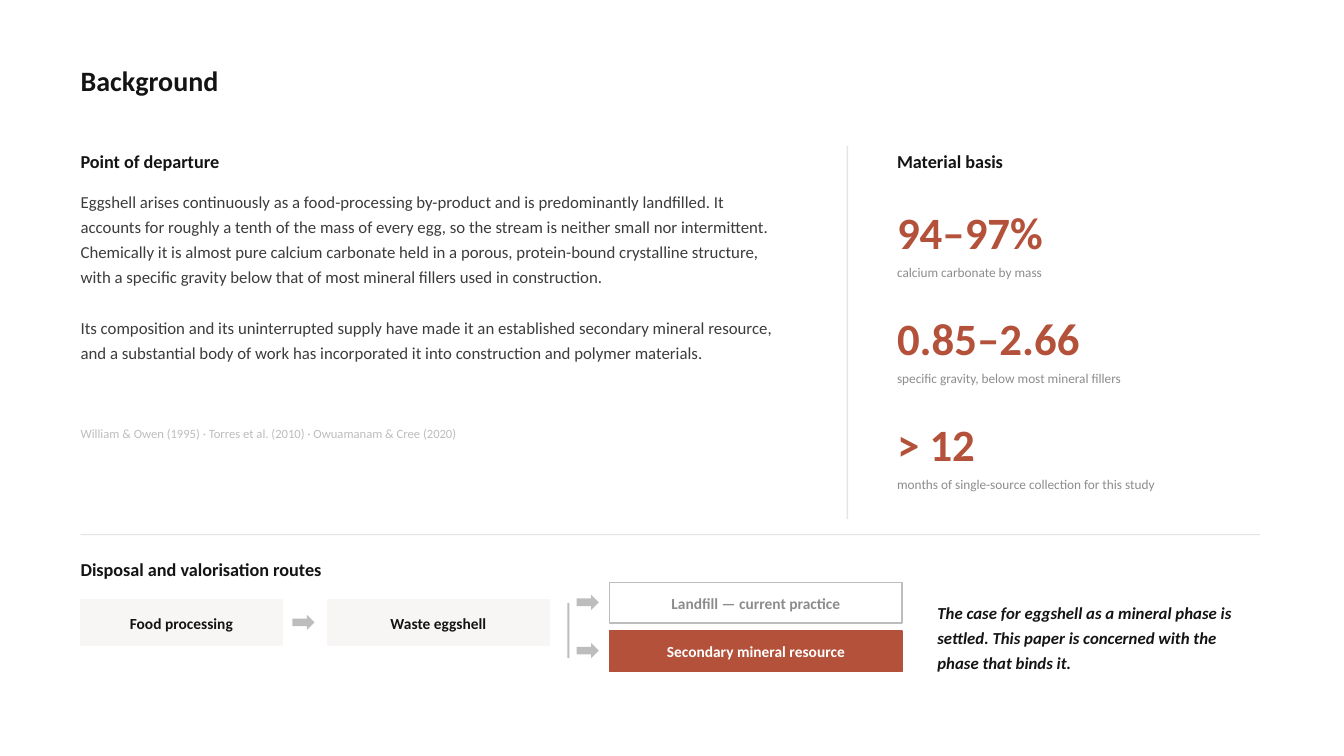
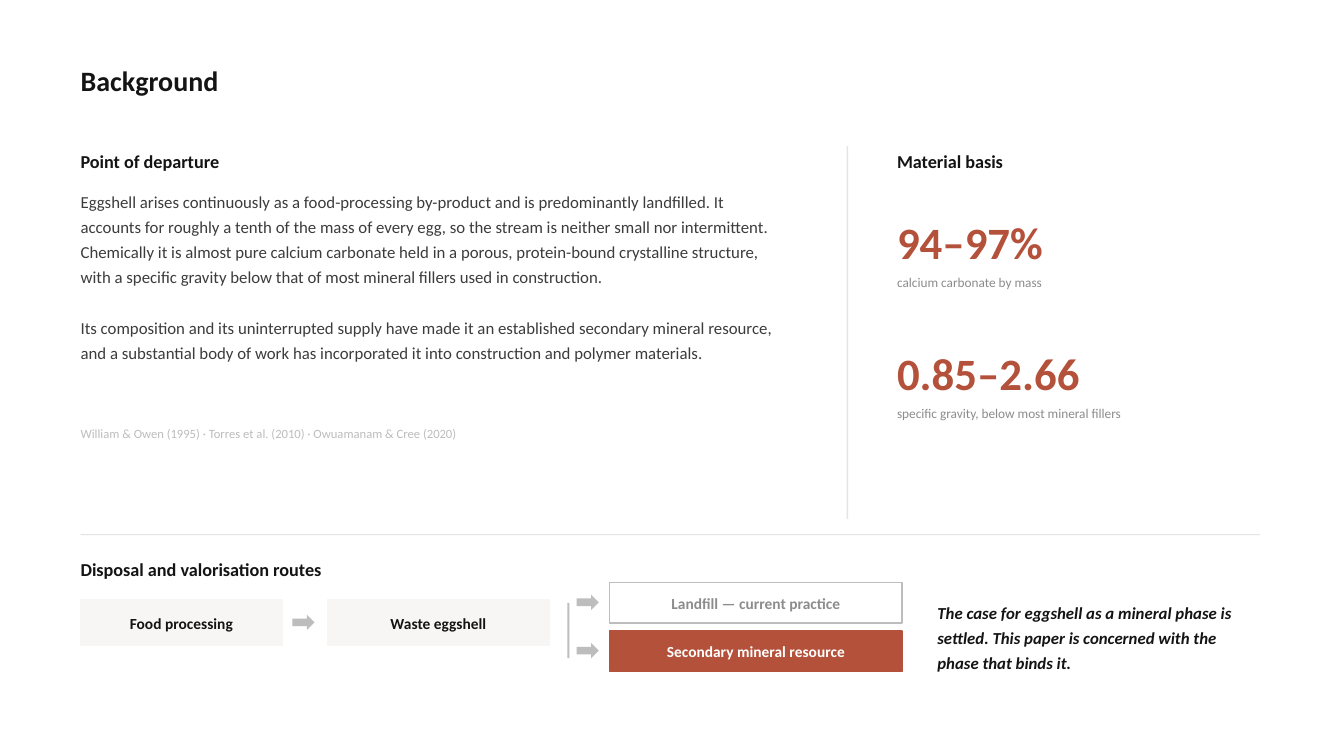
Before and after one commit to bunal91/sanat-ve-mekan, a slide deck: slide 2 of konferans-bildirisi/06-sunum/ICSMMEP26_Presentation_Unal.pptx. Drawn at 1344x756 pixels with LibreOffice and Linux fonts; fonts in the diff are those of the drawing. Boxes give left, top, right and bottom in pixels: in the first picture for what was removed or moved away, otherwise in the second. Text is boxed around its words. In the diff, an @@ line names an element or a change of style, - is before the commit and + after.

```diff
--- a/konferans-bildirisi/06-sunum/ICSMMEP26_Presentation_Unal.pptx
+++ b/konferans-bildirisi/06-sunum/ICSMMEP26_Presentation_Unal.pptx
@@ text "94–97%": place and size @@
-text "94–97%" at box(897, 218, 1043, 250)
+text "94–97%" at box(897, 228, 1043, 260)
@@ text "calcium carbonate by mass": place and size @@
-text "calcium carbonate by mass" at box(897, 268, 1042, 279)
+text "calcium carbonate by mass" at box(897, 278, 1042, 289)
@@ text "0.85–2.66": place and size @@
-text "0.85–2.66" at box(897, 324, 1079, 356)
+text "0.85–2.66" at box(897, 359, 1079, 391)
@@ text "specific gravity, below most mineral ...": place and size @@
-text "specific gravity, below most mineral ..." at box(897, 374, 1121, 385)
+text "specific gravity, below most mineral ..." at box(897, 409, 1121, 420)
@@ text removed at box(930, 431, 975, 461) @@
-> 12
@@ text removed at box(897, 480, 1154, 491) @@
-months of single-source collection for this study
```
Also in this commit, not shown: 12 other slides changed, 1 slide added, 2 slides removed, 6 other files.
